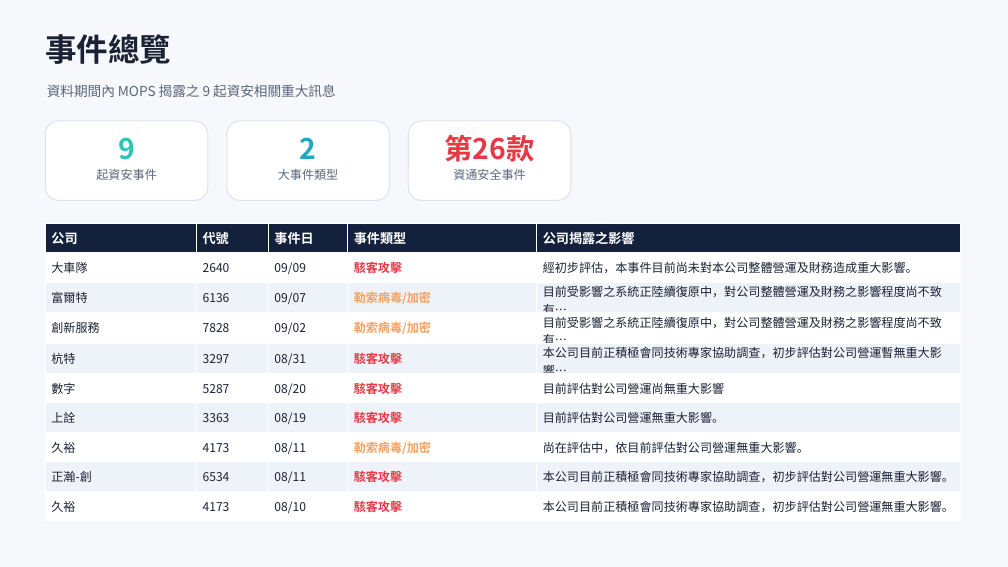
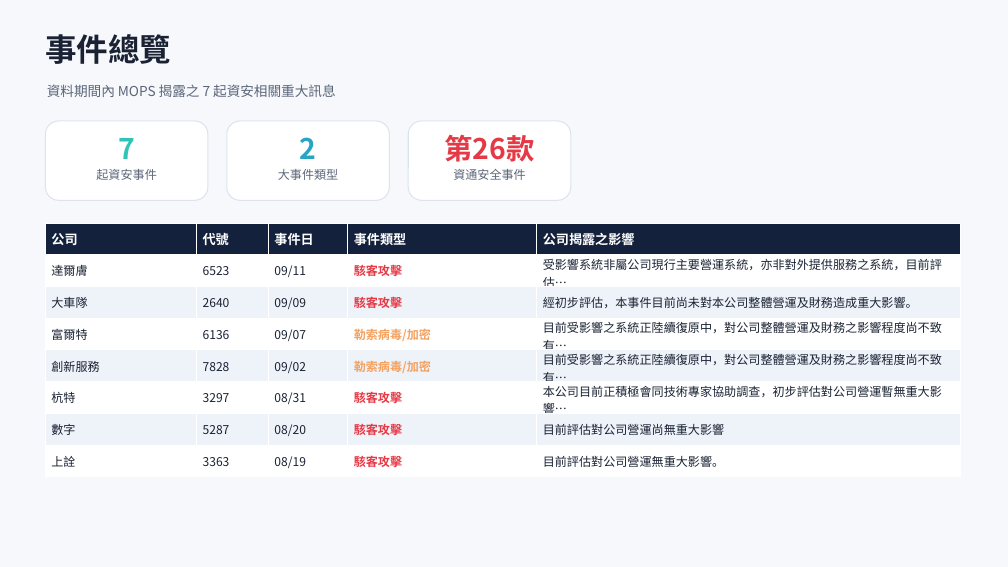
Before and after one commit to Johnnylin77/mops-isec-monitor, a slide deck: slide 2 of 資安事件因應分析.pptx. Drawn at 1008x567 pixels with LibreOffice and Linux fonts; fonts in the diff are those of the drawing. Boxes give left, top, right and bottom in pixels: in the first picture for what was removed or moved away, otherwise in the second. Text is boxed around its words. In the diff, an @@ line names an element or a change of style, - is before the commit and + after.

Commit message:
MOPS report: 2026-09-12

```diff
--- a/資安事件因應分析.pptx
+++ b/資安事件因應分析.pptx
@@ text at box(47, 84, 336, 97): text changed @@
-資料期間內 MOPS 揭露之 9 起資安相關重大訊息
+資料期間內 MOPS 揭露之 7 起資安相關重大訊息
@@ text at box(118, 138, 135, 159): text changed @@
-9
+7
@@ table at box(45, 223, 960, 477) @@
+row 2: 達爾膚 | 6523 | 09/11 | 駭客攻擊 | 受影響系統非屬公司現行主要營運系統，亦非對外提供服務之系統，目前評估…
-row 8: 久裕 | 4173 | 08/11 | 勒索病毒/加密 | 尚在評估中，依目前評估對公司營運無重大影響。
-row 9: 正瀚-創 | 6534 | 08/11 | 駭客攻擊 | 本公司目前正積極會同技術專家協助調查，初步評估對公司營運無重大影響。
-row 10: 久裕 | 4173 | 08/10 | 駭客攻擊 | 本公司目前正積極會同技術專家協助調查，初步評估對公司營運無重大影響。
```
Also in this commit, not shown: 5 other slides changed, 1 slide removed, 2 other files.
